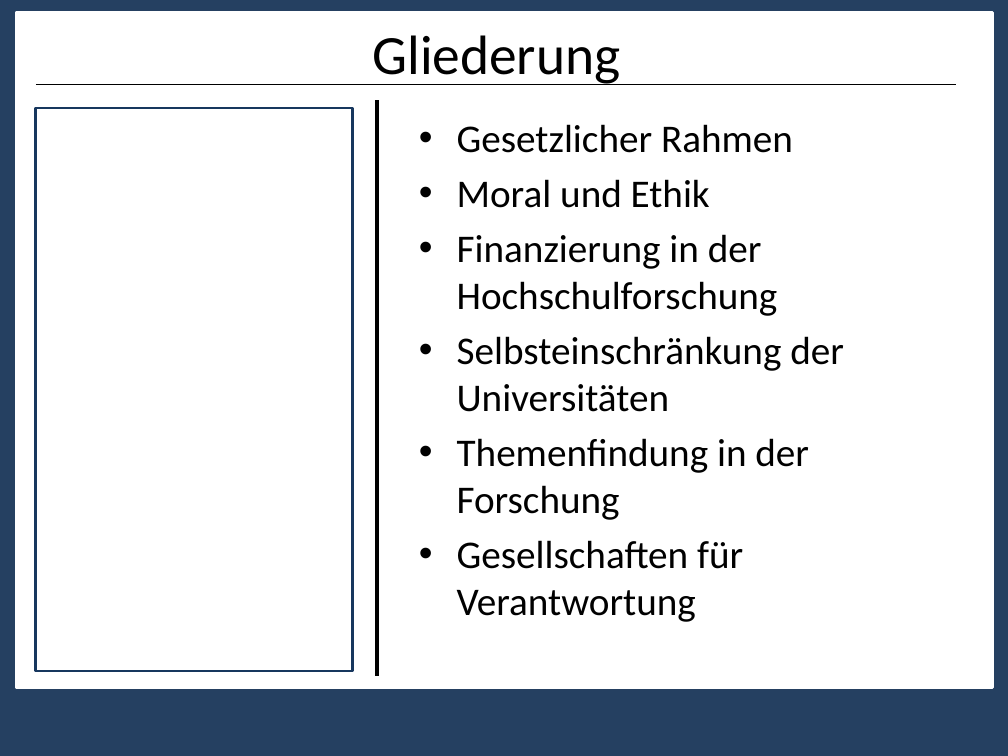
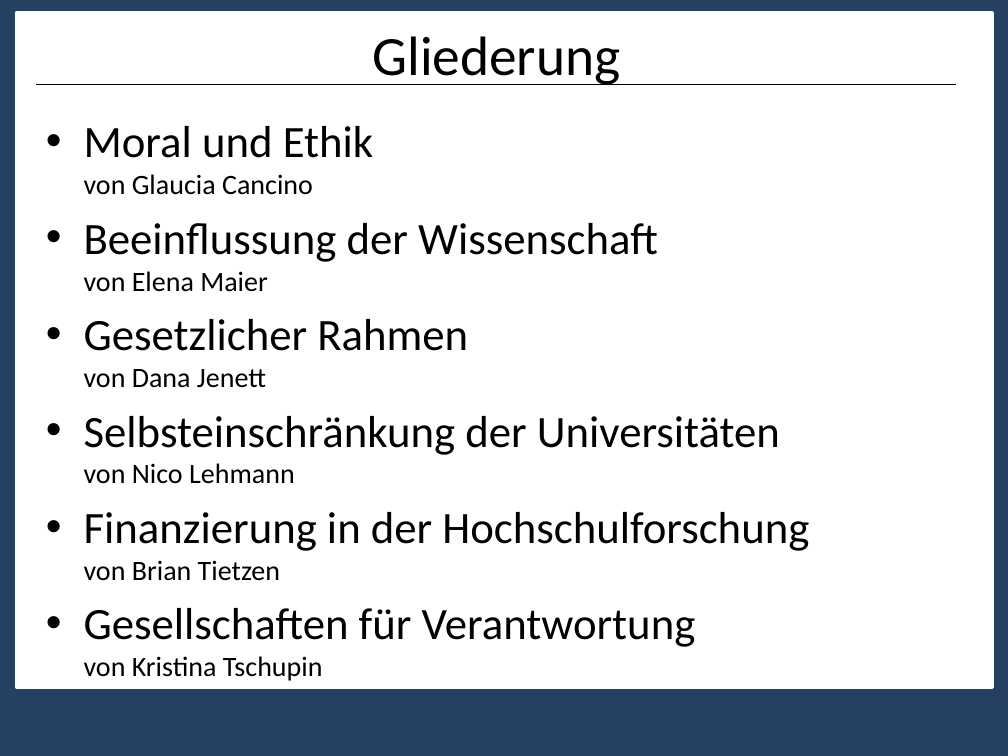
Before and after one commit to nicolehm/PMWK, a slide deck: slide 2 of Präsentation1.pptx. Drawn at 1008x756 pixels with LibreOffice and Linux fonts; fonts in the diff are those of the drawing. Boxes give left, top, right and bottom in pixels: in the first picture for what was removed or moved away, otherwise in the second. Text is boxed around its words. In the diff, an @@ line names an element or a change of style, - is before the commit and + after.

Commit message:
Gliederung neu

```diff
--- a/Präsentation1.pptx
+++ b/Präsentation1.pptx
@@ rectangle removed at [35,108,353,671] @@
@@ rectangle removed at [36,108,354,671] @@
@@ line removed from (377, 100) to (377, 675) @@
@@ text at [84,126,809,681]: text changed; size 28 to 32 pt @@
-• Gesetzlicher Rahmen
-• Moral und Ethik
-• Finanzierung in der Hochschulforschung
-• Selbsteinschränkung der Universitäten
-• Themenfindung in der Forschung
-• Gesellschaften für Verantwortung
+• Moral und Ethik
+  von Glaucia Cancino
+• Beeinflussung der Wissenschaft
+  von Elena Maier
+• Gesetzlicher Rahmen
+  von Dana Jenett
+• Selbsteinschränkung der Universitäten
+  von Nico Lehmann
+• Finanzierung in der Hochschulforschung
+  von Brian Tietzen
+• Gesellschaften für Verantwortung
+  von Kristina Tschupin
```
Also in this commit, not shown: 1 slide added, 2 slides removed.
